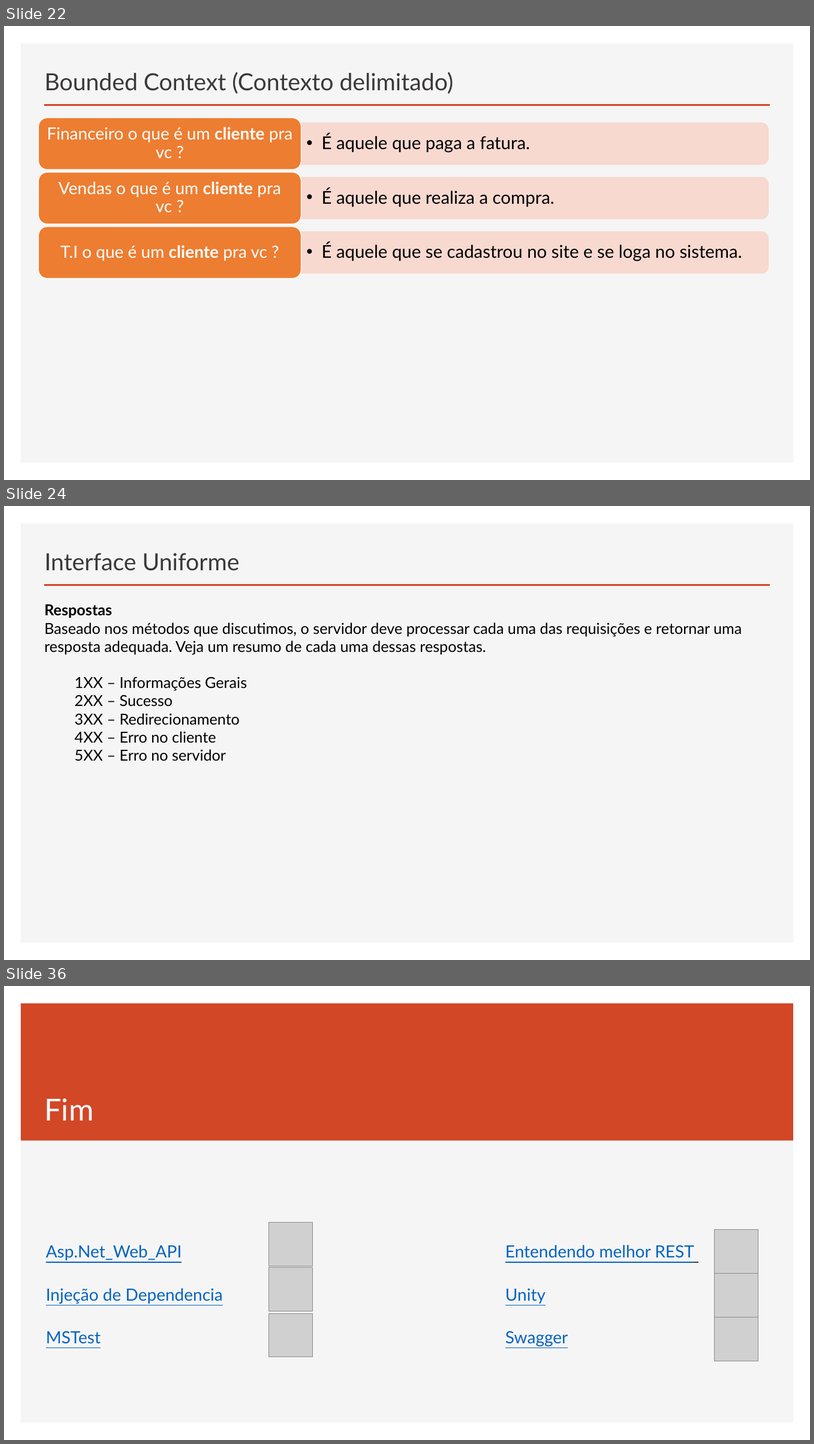
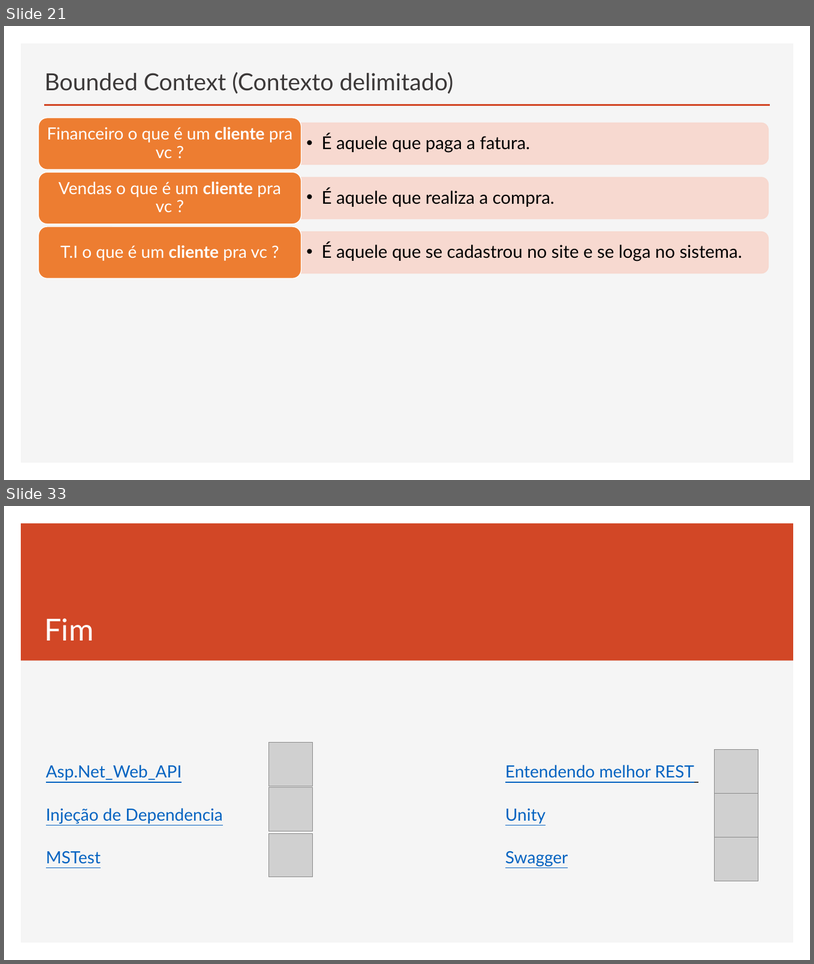
Before and after one commit to govinda777/Curso_Web_API_DOC, a slide deck: Curso Web API Parte 2.pptx. Shown one above the other, each under a label of ours: slides 22, 24 and 36 before the commit, slides 21 and 33 after it; the slides between them are not shown. The pictures are 814x1444 and 814x964 pixels, drawn with LibreOffice and Linux fonts; fonts in the diff are those of the drawing; grey boxes stand for pictures. Boxes give left, top, right and bottom in pixels: in the first picture for what was removed or moved away, otherwise in the second. Text is boxed around its words. In the diff, an @@ line names an element or a change of style, - is before the commit and + after.

```diff
--- a/Curso Web API Parte 2.pptx
+++ b/Curso Web API Parte 2.pptx
@@ slide 24 removed at <box>4,506,810,960</box>, background #FFFFFF; not listed: 2 template elements that a slide beside it also shows @@
@@ title removed at <box>45,553,240,571</box> @@
-Interface Uniforme
@@ text removed at <box>44,604,742,761</box> @@
-Respostas
-Baseado nos métodos que discutimos, o servidor deve processar cada uma das requisições e retornar uma resposta adequada. Veja um resumo de cada uma dessas respostas.
-  1XX – Informações Gerais
-  2XX – Sucesso
-  3XX – Redirecionamento
-  4XX – Erro no cliente
-  5XX – Erro no servidor
@@ what was slide 22 is now slide 21 @@
@@ what was slide 36 is now slide 33 @@
```
Also in this commit, not shown: 1 slide changed, 11 slides added, 13 other slides removed.
